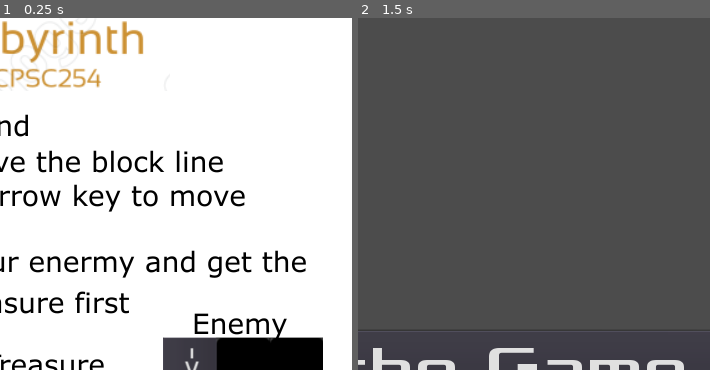
Above: before the commit, frames 1-2 (left to right).
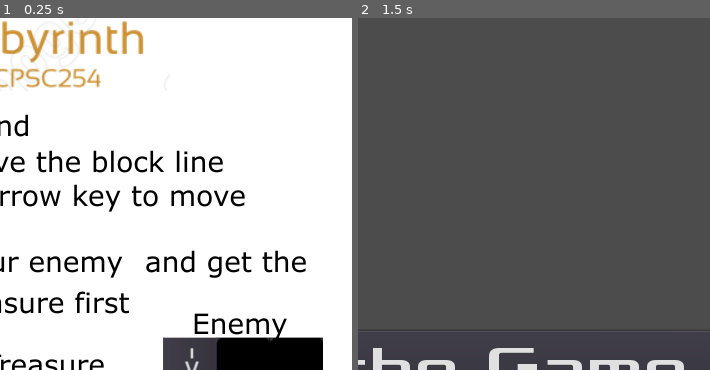
Above: after the commit, the same moments.

Repository: csuf-cpsc-254-03sp19/csuf-cpsc-254-03sp19-classroom-1-labyrinth-game
Game: Godot game, scene res://scenes/TitleScreen.tscn
Two runs of this game, one before a commit and one after it. Both use one fixed random seed, a clock stepped at 60 frames per second and the inputs below.
Inputs (mouse positions are % of the whole screen's width and height, from its top left):
- Up to frame 1 (0.25 s): no input
- Up to frame 2 (1.5 s): click (50, 76) at 0.5 s; tap Enter at 1.25 s; hold Right (ui_right) from 1.28 s (still down)
The pictures show only the part of the screen within x 43-93%, y 0-50%; the shares and areas given below are measured in that part.

The runs differ from the first frame. In frame 1, 0.4% of the frame differs, in the area x 22-39%, y 67-74%; in frame 2, nothing differs.

Commit message:
remade build with fixed typo

Diff:
--- a/LabyrinthGame/Scripts/level/TileMap.gd
+++ b/LabyrinthGame/Scripts/level/TileMap.gd
@@ -23,7 +23,7 @@
 		# check if location is a designated to player, ai, or goal
 		if(gridSet[i] != playerLocation && gridSet[i] != aiLocation && gridSet[i] != goalLocation):
 			#Based on a random number, set the tile to black (not usable) or white
-			if(rand < 6):
+			if(rand < 5):
 				set_cellv(gridSet[i], 0)
 
 	pass
@@ -99,6 +99,7 @@
 		get_node("/root/Node2D/player/HUD").show_message("Don't try killin' me!")
 		for i in range (0,81):
 			set_cellv(gridSet[i],restoreSet[i])
+
 	if(get_cellv(convert_pos(get_node("/root/Node2D/TileMap/AI").position)) == 0):
 		get_node("/root/Node2D/player/HUD").show_message("Don't try killin' me!")
 		for i in range (0,81):
Binary file changed: LabyrinthGame/images/title_screen/intro.PNG
Not shown, changed: Builds/Labyrinth.pck
Not shown, changed: Builds/Labyrinth.x86_64
